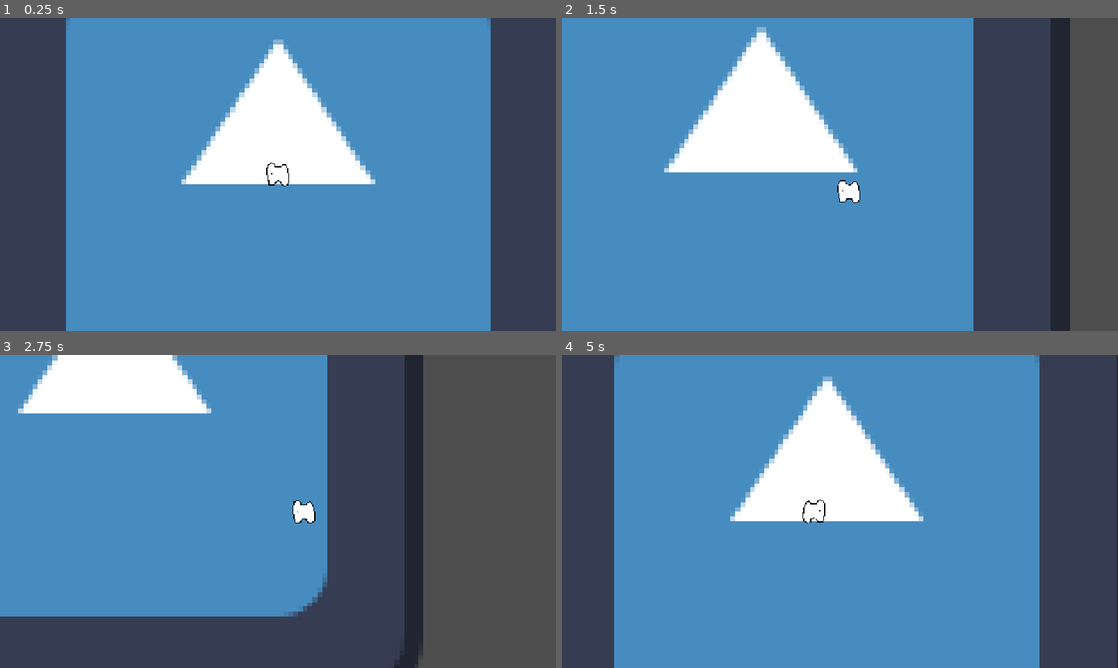
Above: before the commit, frames 1-4 (two rows, left to right).
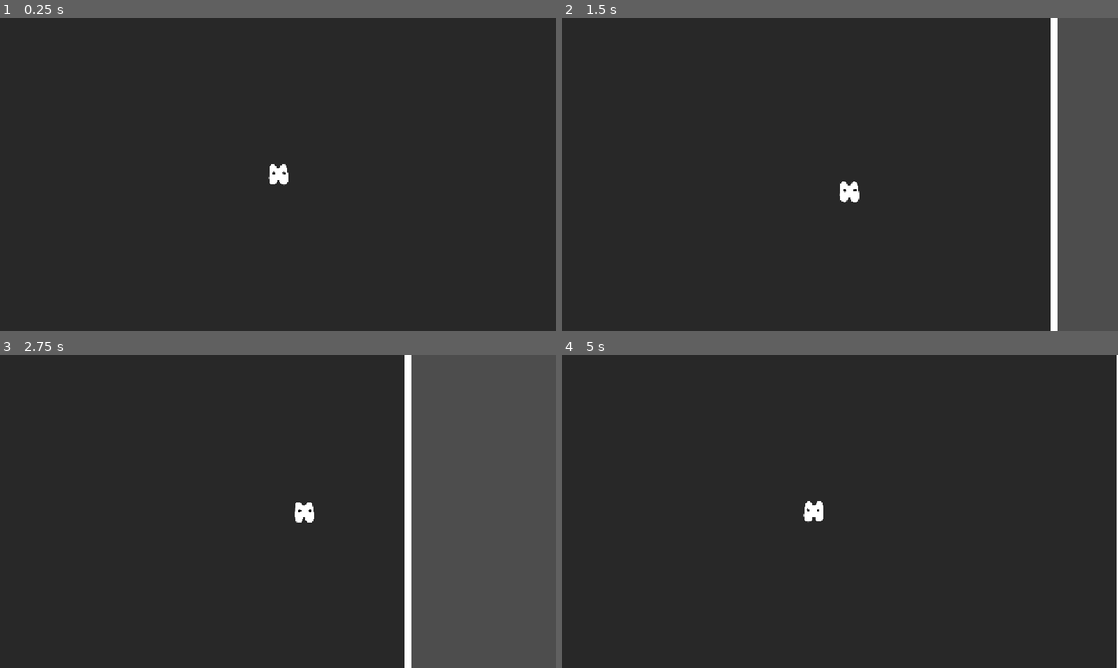
Above: after the commit, the same moments.

Repository: piksalchaos/Pebokin-Parade
Game: Godot game, scene res://scenes/game.tscn
Two runs of this game, one before a commit and one after it. Both use one fixed random seed, a clock stepped at 60 frames per second and the inputs below. The engine's default icon, where the game draws it, is replaced by a stand-in: a white triangle on a blue panel in a dark square.
Inputs:
- Up to frame 1 (0.25 s): no input
- Up to frame 2 (1.5 s): tap Enter at 0.5 s; hold D (right) 0.53-1.28 s; hold S (down) from 1.28 s (still down)
- Up to frame 3 (2.75 s): release S (down) at 2.03 s; hold D (right) from 2.03 s (still down)
- Up to frame 4 (5 s): release D (right) at 2.78 s; hold W (up) 2.78-3.53 s; hold A (left) from 3.53 s (still down)

The runs differ from the first frame. In frame 1, 100% of the frame differs, in the area x 0-100%, y 0-100%; in frame 2, 91%; in frame 3, 76%; in frame 4, 100%.

Commit message:
changed sprites and sizes

Diff:
--- a/scenes/follower.gd
+++ b/scenes/follower.gd
@@ -1,5 +1,5 @@
 class_name Follower extends PathFollow2D
 
-const DISTANCE_FROM_OTHERS := 75.0
+const DISTANCE_FROM_OTHERS := 55.0
 func _ready() -> void:
 	progress = (get_index() + 1) * DISTANCE_FROM_OTHERS
--- a/scenes/lead.gd
+++ b/scenes/lead.gd
@@ -2,7 +2,7 @@
 
 const MAX_SPEED := 300.0
 const ACCELERATION := 1000.0
-const ROTATION_SPEED := 7.0
+const ROTATION_SPEED := 6.0
 
 @export var follower_path: Path2D
 var velocity := Vector2.ZERO
--- a/scenes/stage.tscn
+++ b/scenes/stage.tscn
@@ -1,31 +1,30 @@
-[gd_scene load_steps=4 format=3 uid="uid://l51dn7umm8ap"]
+[gd_scene load_steps=3 format=3 uid="uid://l51dn7umm8ap"]
 
-[ext_resource type="Texture2D" uid="uid://cf4ileq2qijlv" path="res://icon.svg" id="1_8rem4"]
+[ext_resource type="Texture2D" uid="uid://d1ondfxm8qncw" path="res://assets/images/stage.png" id="1_8rem4"]
 
 [sub_resource type="RectangleShape2D" id="RectangleShape2D_8rem4"]
-size = Vector2(1280, 32)
-
-[sub_resource type="RectangleShape2D" id="RectangleShape2D_gi7kc"]
-size = Vector2(32, 1280)
+size = Vector2(1228.8, 32)
 
 [node name="Stage" type="StaticBody2D"]
 
 [node name="Sprite2D" type="Sprite2D" parent="."]
-scale = Vector2(10, 10)
+scale = Vector2(0.3, 0.3)
 texture = ExtResource("1_8rem4")
 
 [node name="CollisionShape2D" type="CollisionShape2D" parent="."]
-position = Vector2(0, -656)
+position = Vector2(0, -630.4)
 shape = SubResource("RectangleShape2D_8rem4")
 
 [node name="CollisionShape2D2" type="CollisionShape2D" parent="."]
-position = Vector2(0, 656)
+position = Vector2(0, 630.4)
 shape = SubResource("RectangleShape2D_8rem4")
 
 [node name="CollisionShape2D3" type="CollisionShape2D" parent="."]
-position = Vector2(-656, 0)
-shape = SubResource("RectangleShape2D_gi7kc")
+position = Vector2(-630.4, 0)
+rotation = 1.5708
+shape = SubResource("RectangleShape2D_8rem4")
 
 [node name="CollisionShape2D4" type="CollisionShape2D" parent="."]
-position = Vector2(656, 0)
-shape = SubResource("RectangleShape2D_gi7kc")
+position = Vector2(630.4, 0)
+rotation = 1.5708
+shape = SubResource("RectangleShape2D_8rem4")
--- a/scenes/unit.tscn
+++ b/scenes/unit.tscn
@@ -4,13 +4,13 @@
 [ext_resource type="Texture2D" uid="uid://dh88pjde4enkk" path="res://assets/images/unit.png" id="2_k673f"]
 
 [sub_resource type="CircleShape2D" id="CircleShape2D_svoky"]
-radius = 19.0
+radius = 20.0
 
 [node name="Unit" type="Area2D"]
 script = ExtResource("1_1jvru")
 
 [node name="Sprite2D" type="Sprite2D" parent="."]
-scale = Vector2(0.25, 0.25)
+scale = Vector2(0.3, 0.3)
 texture = ExtResource("2_k673f")
 
 [node name="CollisionShape2D" type="CollisionShape2D" parent="."]
Binary file added: assets/images/stage.png
Not shown, added: assets/images/stage.png.import
Binary file changed: assets/images/unit.png
Not shown, added: assets/images/stage.kra
Not shown, added: assets/images/stage.kra~
Not shown, added: assets/images/stage.png~
Not shown, added: assets/images/unit.kra
Not shown, added: assets/images/unit.kra~
Not shown, added: assets/images/unit.png~
